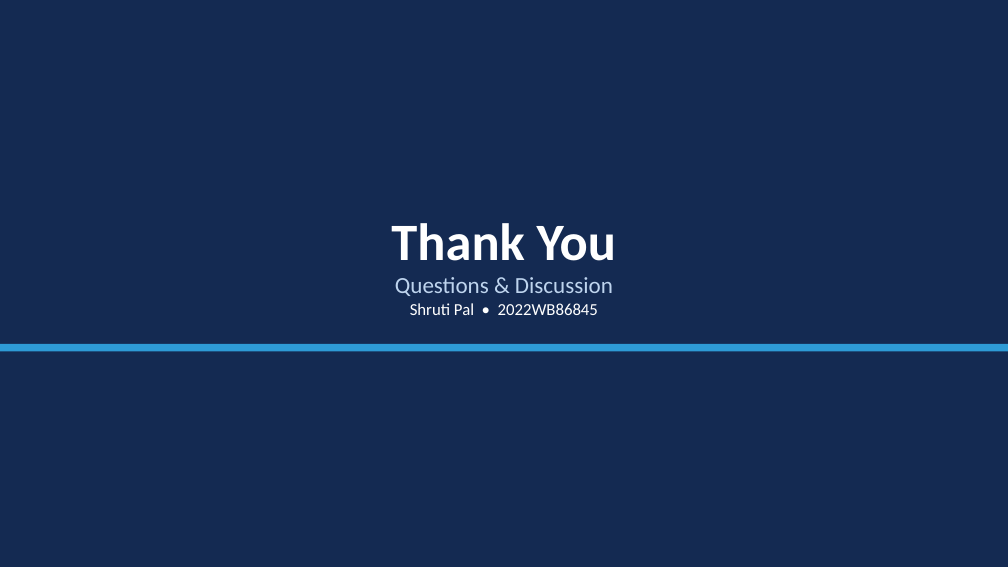
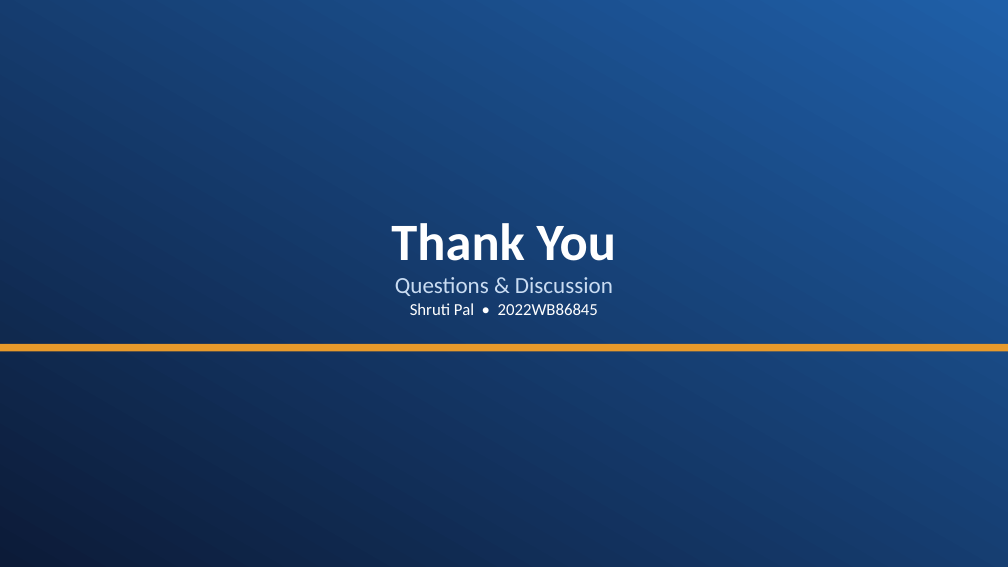
Before and after one commit to shreyanshx/AI-Query-Analyser-Validator, a slide deck: slide 14 of 2022wb86845 Dissertation Presentation.pptx. Drawn at 1008x567 pixels with LibreOffice and Linux fonts; fonts in the diff are those of the drawing. Boxes give left, top, right and bottom in pixels: in the first picture for what was removed or moved away, otherwise in the second. Text is boxed around its words. In the diff, an @@ line names an element or a change of style, - is before the commit and + after.

Commit message:
docs: redesign deck with gradient theme + image-based architecture/data-flow diagrams
Replace flat solid-colour slides with a gradient/layered theme and varied layouts. Architecture and data-flow diagrams are now rendered PNG images (embedded, not pptx shapes), with editable draw.io (.drawio) sources in assets/.

```diff
--- a/2022wb86845 Dissertation Presentation.pptx
+++ b/2022wb86845 Dissertation Presentation.pptx
@@ rectangle at box(0, 0, 1008, 567): fill #142A52 to gradient #0C1B38 to #1F5FA8 @@
@@ text at box(395, 277, 613, 296): text colour #BED4EE to #C9DCF2 in "Questions & Discussion" @@
@@ rectangle at box(0, 344, 1008, 352): fill #2E9BD6 to #E89A2B @@
```
Also in this commit, not shown: 13 other slides changed, 4 other files.
